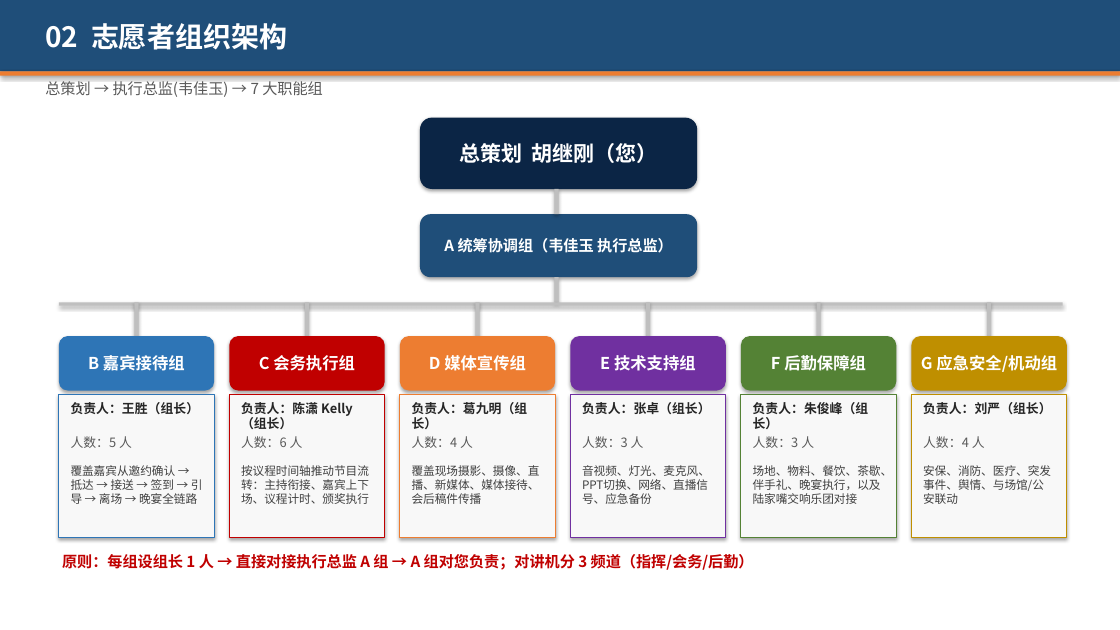
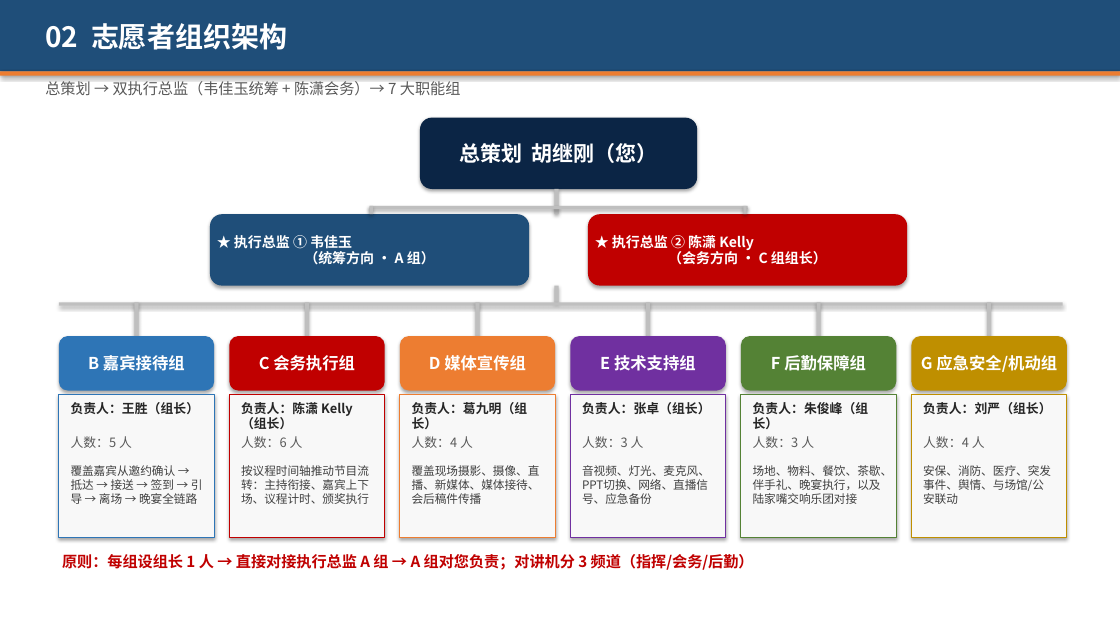
Before and after one commit to hujigang2010-maker/AIDEN, a slide deck: slide 4 of 2026峰会_志愿者分工方案.pptx. Drawn at 1120x630 pixels with LibreOffice and Linux fonts; fonts in the diff are those of the drawing. Boxes give left, top, right and bottom in pixels: in the first picture for what was removed or moved away, otherwise in the second. Text is boxed around its words. In the diff, an @@ line names an element or a change of style, - is before the commit and + after.

```diff
--- a/2026峰会_志愿者分工方案.pptx
+++ b/2026峰会_志愿者分工方案.pptx
@@ text at [45,79,461,96]: text changed @@
-总策划 → 执行总监(韦佳玉) → 7 大职能组
+总策划 → 双执行总监（韦佳玉统筹 + 陈潇会务）→ 7 大职能组
@@ rectangle added at [370,206,748,209], fill #BFBFBF @@
@@ rectangle added at [370,206,373,214], fill #BFBFBF @@
@@ rectangle added at [744,206,747,214], fill #BFBFBF @@
@@ rounded rectangle added at [210,214,529,286], fill #1F4E79, 12 pt, text #FFFFFF, bold @@
+★ 执行总监 ① 韦佳玉
+（统筹方向 · A 组）
@@ rounded rectangle removed at [420,214,697,277] @@
-A 统筹协调组（韦佳玉 执行总监）
@@ rounded rectangle added at [588,214,907,286], fill #C00000, 12 pt, text #FFFFFF, bold @@
+★ 执行总监 ② 陈潇 Kelly
+（会务方向 · C 组组长）
@@ rectangle: place and size @@
-rectangle at [555,277,559,302]
+rectangle at [555,286,559,302]
```
Also in this commit, not shown: 4 other slides changed, 1 slide added, 2 other files.
